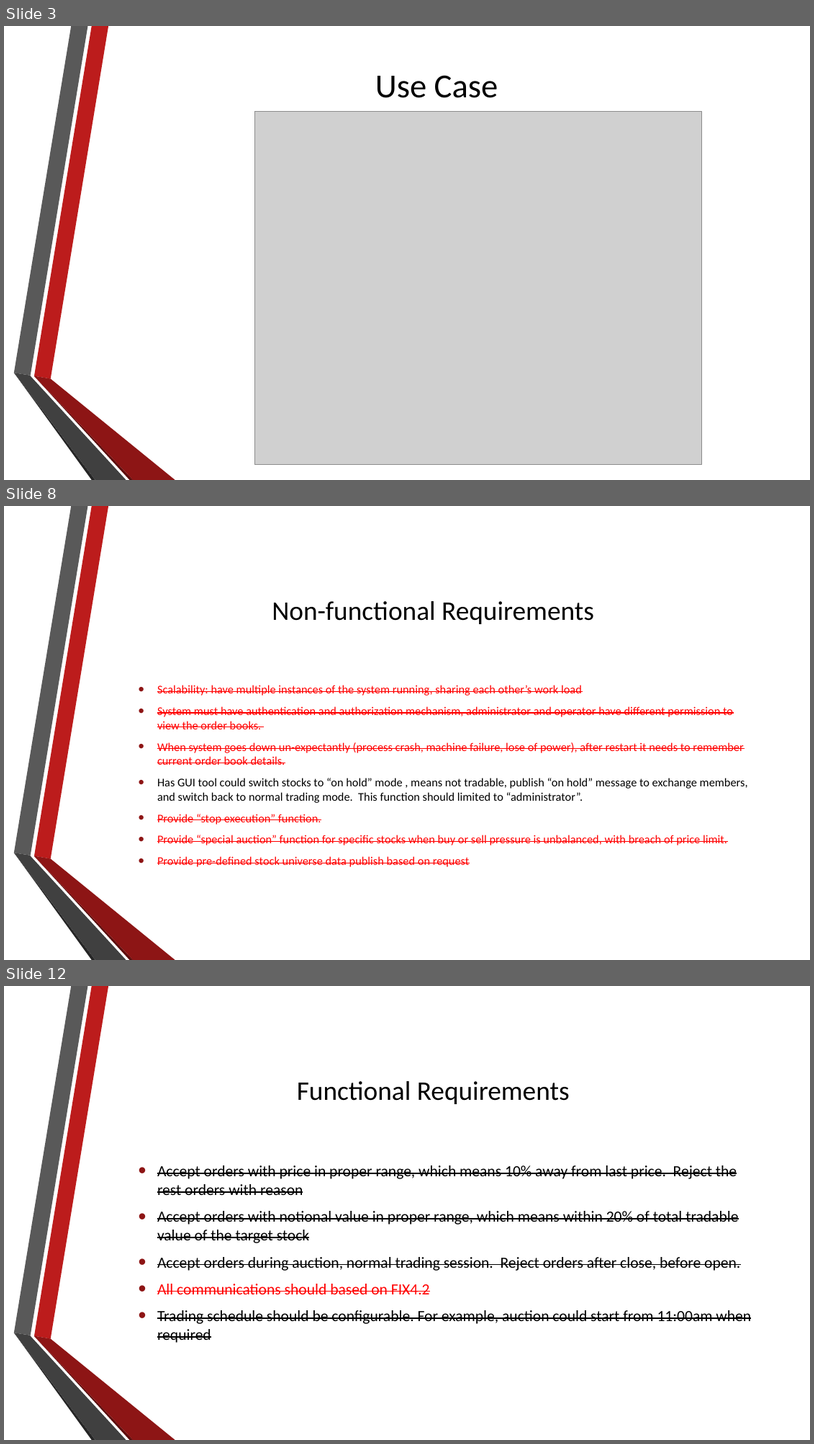
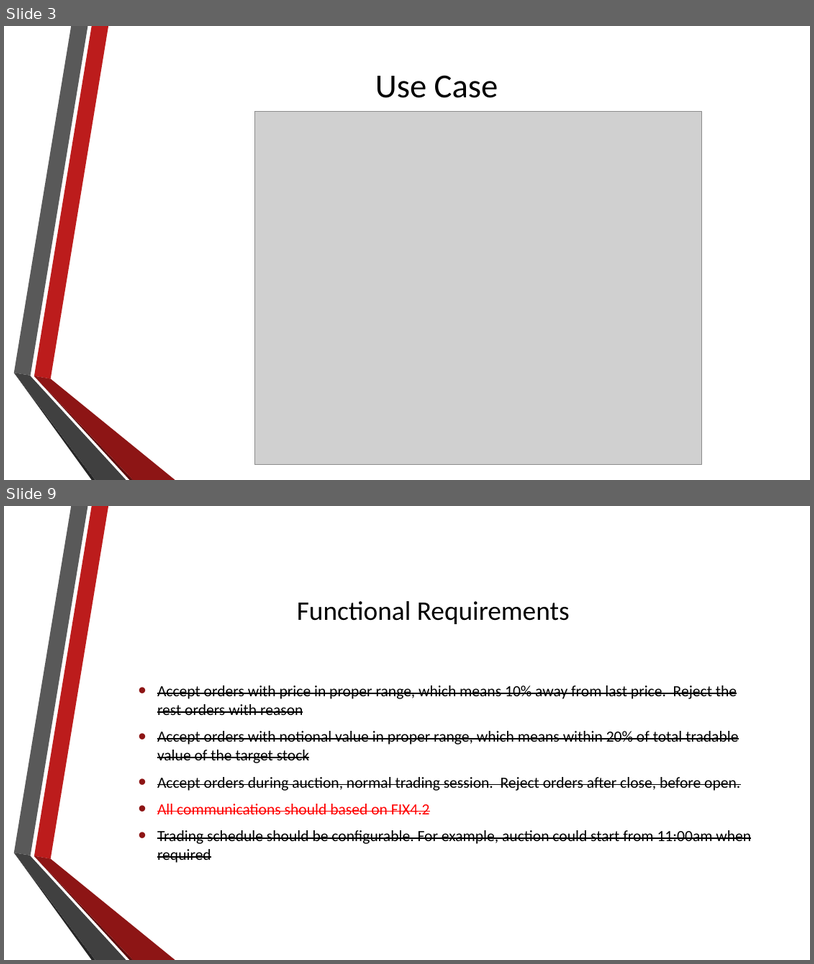
Before and after one commit to agoscinski/FinanceServiceComputing, a slide deck: presentations/ExchangeSimulator2.pptx. Shown one above the other, each under a label of ours: slides 3, 8 and 12 before the commit, slides 3 and 9 after it; the slides between them are not shown. The pictures are 814x1444 and 814x964 pixels, drawn with LibreOffice and Linux fonts; fonts in the diff are those of the drawing; grey boxes stand for pictures; background and template pictures are left out. Boxes give left, top, right and bottom in pixels: in the first picture for what was removed or moved away, otherwise in the second. Text is boxed around its words. In the diff, an @@ line names an element or a change of style, - is before the commit and + after.

```diff
--- a/presentations/ExchangeSimulator2.pptx
+++ b/presentations/ExchangeSimulator2.pptx
@@ slide 8 removed at (4, 506, 810, 960), background picture (left out); not listed: 6 template elements that a slide beside it also shows @@
@@ title removed at (272, 601, 594, 624) @@
-Non-functional Requirements
@@ text removed at (157, 685, 748, 867) @@
-  • Scalability: have multiple instances of the system running, sharing each other’s work load
-  • System must have authentication and authorization mechanism, administrator and operator have different permission to view the order books.
-  • When system goes down un-expectantly (process crash, machine failure, lose of power), after restart it needs to remember current order book details.
-  • Has GUI tool could switch stocks to “on hold” mode , means not tradable, publish “on hold” message to exchange members, and switch back to normal trading mode. This function should limited to “administrator”.
-  • Provide “stop execution” function.
-  • Provide “special auction” function for specific stocks when buy or sell pressure is unbalanced, with breach of price limit.
-  • Provide pre-defined stock universe data publish based on request
@@ what was slide 12 is now slide 9 @@
```
Also in this commit, not shown: 2 slides changed, 8 other slides removed.
